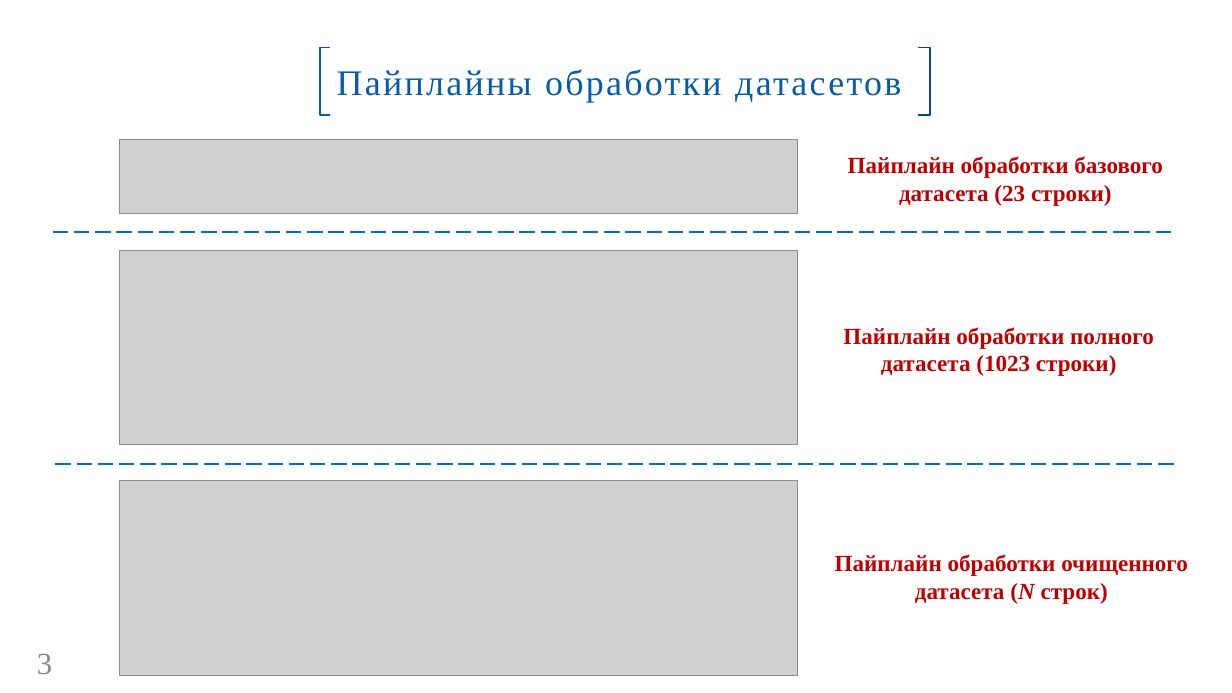
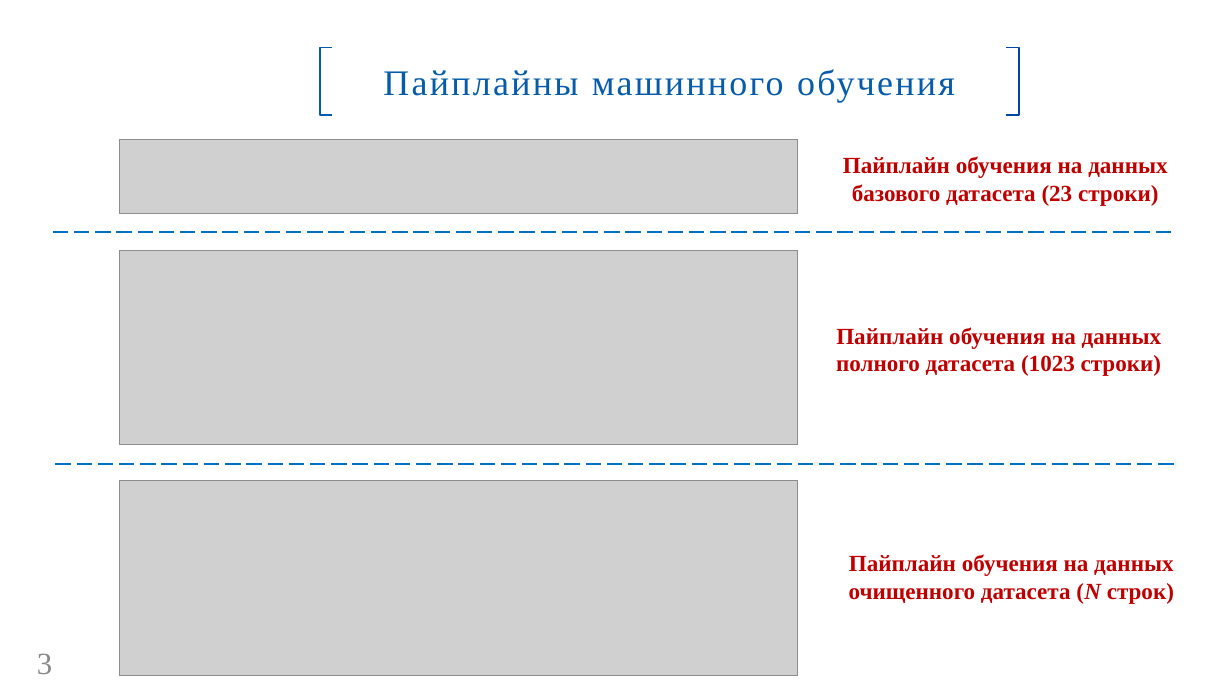
Before and after one commit to GorshkovAndrey/BMSTU, a slide deck: slide 3 of Для защиты ВКР/Презентация ВКР. Горшков А. В..pptx. Drawn at 1232x693 pixels with LibreOffice and Linux fonts; fonts in the diff are those of the drawing; grey boxes stand for pictures; background and template pictures are left out. Boxes give left, top, right and bottom in pixels: in the first picture for what was removed or moved away, otherwise in the second. Text is boxed around its words. In the diff, an @@ line names an element or a change of style, - is before the commit and + after.

```diff
--- a/Для защиты ВКР/Презентация ВКР. Горшков А. В..pptx
+++ b/Для защиты ВКР/Презентация ВКР. Горшков А. В..pptx
@@ rectangle "Пайплайны машинного обучения" resized from (x1=320, y1=47, x2=930, y2=115) to (x1=320, y1=47, x2=1019, y2=115) @@
@@ freeform shape moved from (x1=919, y1=47, x2=931, y2=115) to (x1=1006, y1=47, x2=1019, y2=115) @@
@@ text in rectangle at (x1=383, y1=69, x2=955, y2=102): text changed @@
-Пайплайны обработки датасетов
+Пайплайны машинного обучения
@@ text at (x1=843, y1=156, x2=1167, y2=206): text changed @@
-Пайплайн обработки базового датасета (23 строки)
+Пайплайн обучения на данных базового датасета (23 строки)
@@ text at (x1=836, y1=327, x2=1161, y2=376): text changed @@
-Пайплайн обработки полного датасета (1023 строки)
+Пайплайн обучения на данных полного датасета (1023 строки)
@@ text at (x1=849, y1=554, x2=1174, y2=604): text changed @@
-Пайплайн обработки очищенного датасета (N строк)
+Пайплайн обучения на данных очищенного датасета (N строк)
```
Also in this commit, not shown: 4 other slides changed, 2 other files.
